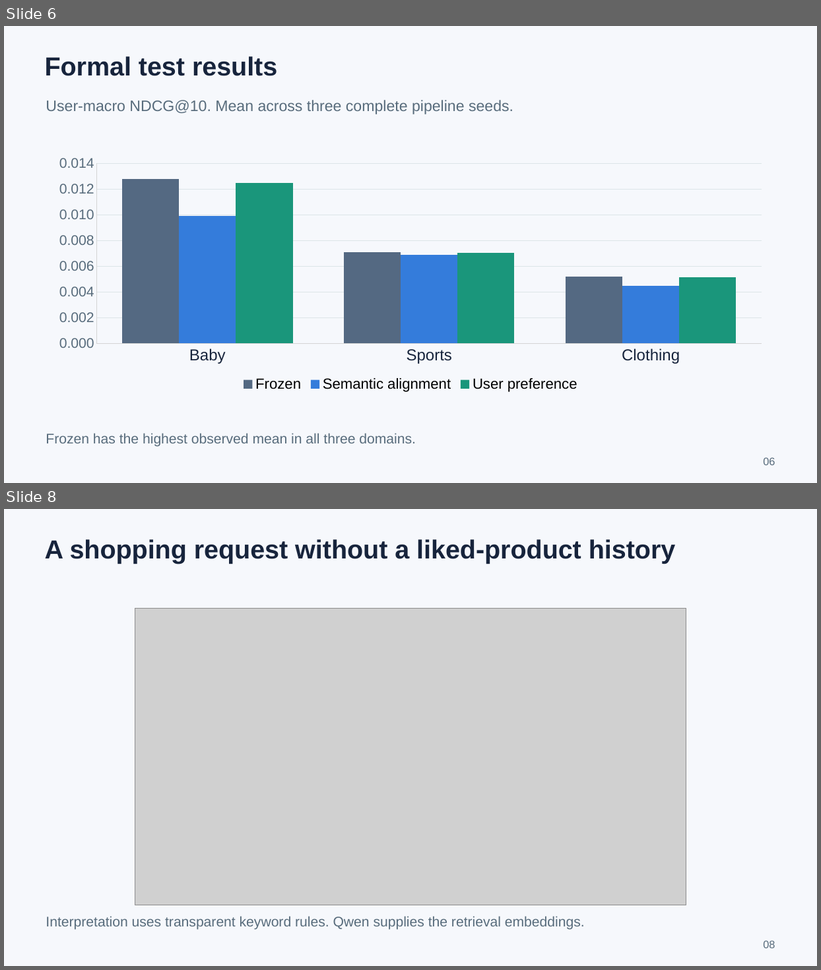
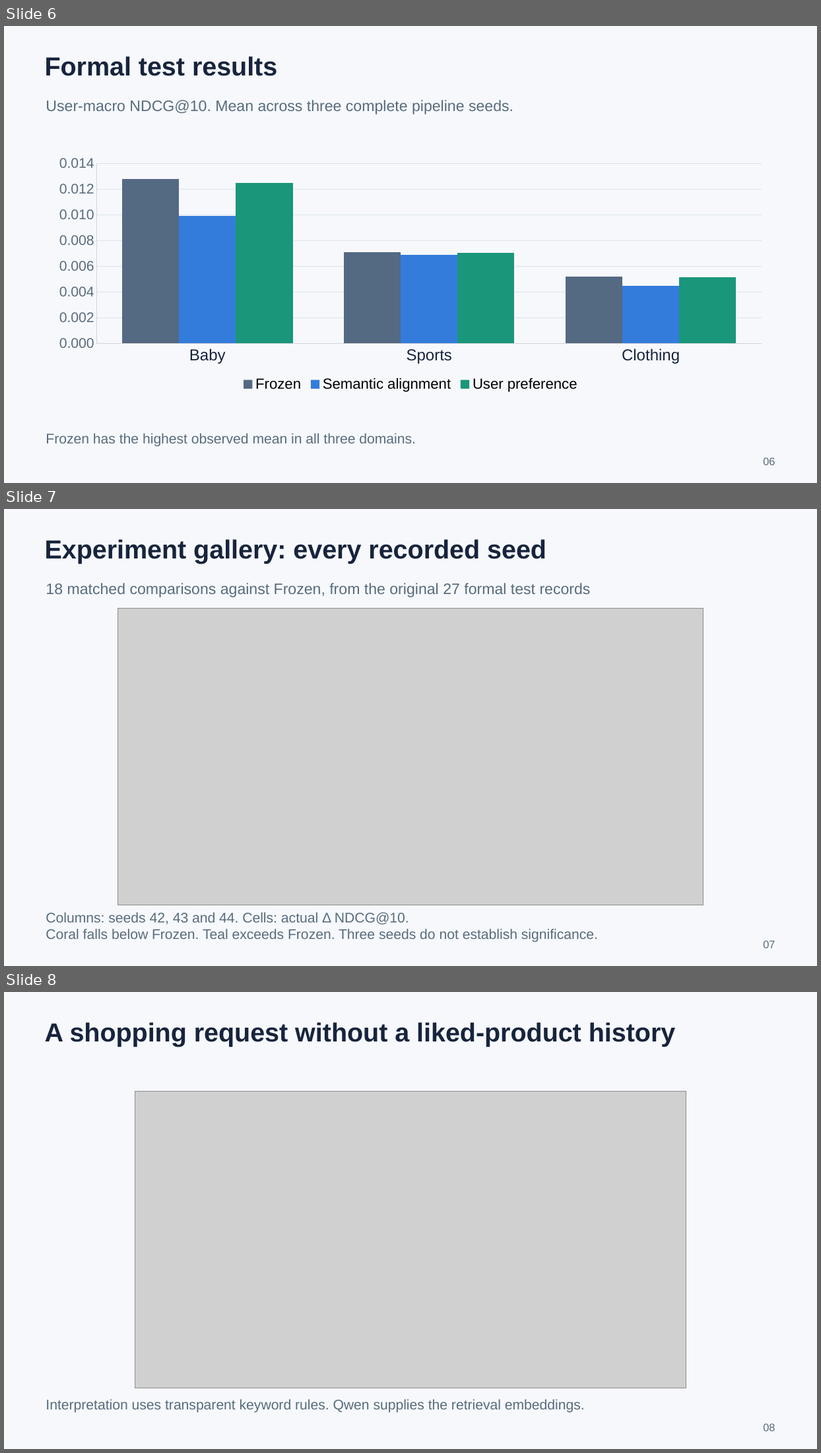
Before and after one commit to cjk041212/ShopLens, a slide deck: submission/ShopLens_Qwen_presentation.pptx. Shown one above the other, each under a label of ours: slides 6 and 8 before the commit, slides 6, 7 and 8 after it; the slides between them are not shown. The pictures are 821x970 and 821x1453 pixels, drawn with LibreOffice and Linux fonts; fonts in the diff are those of the drawing; grey boxes stand for pictures. Boxes give left, top, right and bottom in pixels: in the first picture for what was removed or moved away, otherwise in the second. Text is boxed around its words. In the diff, an @@ line names an element or a change of style, - is before the commit and + after.

Commit message:
Update the experiment report and 26-slide visual presentation

```diff
--- a/submission/ShopLens_Qwen_presentation.pptx
+++ b/submission/ShopLens_Qwen_presentation.pptx
@@ slide 7 added at [4,509,817,966], background #F6F8FC @@
@@ text added at [45,539,547,564], 30.8 pt, text #17243C, bold @@
+Experiment gallery: every recorded seed
@@ text added at [46,583,591,597], 18 pt, text #586C7C @@
+18 matched comparisons against Frozen, from the original 27 formal test records
@@ picture added at [118,608,704,906] @@
@@ text added at [46,912,598,943], 16.5 pt, text #586C7C @@
+Columns: seeds 42, 43 and 44. Cells: actual Δ NDCG@10.
+Coral falls below Frozen. Teal exceeds Frozen. Three seeds do not establish significance.
@@ text added at [763,941,775,949], 12.8 pt, text #586C7C @@
+07
```
Also in this commit, not shown: 3 slides changed, 2 other slides added, 3 slides removed, 2 other files.
